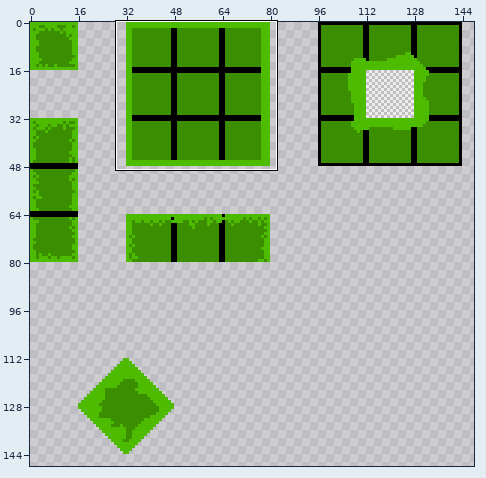
Edited in one commit: pixel-art file (resources/tileset.aseprite). The first picture is a wide view before the edit; the outline marks the close-up.
Close-up. Before:
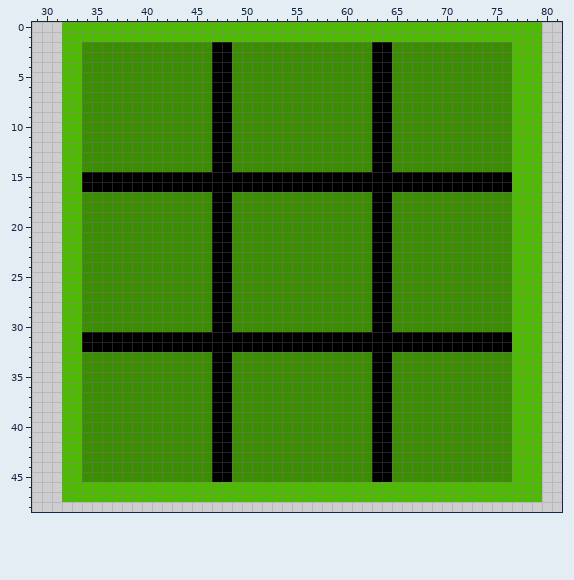
176x160 pixels, 1 frame. Shown: x 29..81, y 0..48. The wide view leaves out empty margins.
After:
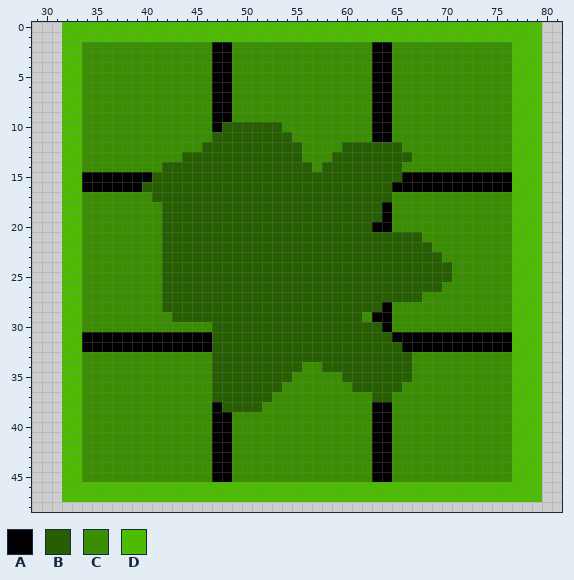
Palette (. is transparent): A #000000  B #285e02  C #3a8e00  D #4dbc00
The edit:
{"y":10,"x":48,"old":"ACCCCC","new":"BBBBBB"}
{"y":11,"x":47,"old":"AACCCCCC","new":"BBBBBBBB"}
{"y":12,"x":46,"old":"CAACCCCCCC","new":"BBBBBBBBBB"}
{"y":12,"x":60,"old":"CCCAAC","new":"BBBBBB"}
{"y":13,"x":44,"old":"CCCAACCCCCCC","new":"BBBBBBBBBBBB"}
{"y":13,"x":59,"old":"CCCCAACC","new":"BBBBBBBB"}
{"y":14,"x":42,"old":"CCCCCAACCCCCCCC","new":"BBBBBBBBBBBBBBB"}
{"y":14,"x":58,"old":"CCCCCAAC","new":"BBBBBBBB"}
{"y":15,"x":41,"old":"AAAAAAAAAAAAAAAAAAAAAAAAA","new":"BBBBBBBBBBBBBBBBBBBBBBBBB"}
{"y":16,"x":40,"old":"AAAAAAAAAAAAAAAAAAAAAAAAA","new":"BBBBBBBBBBBBBBBBBBBBBBBBB"}
{"y":17,"x":41,"old":"CCCCCCAACCCCCCCCCCCCCCAA","new":"BBBBBBBBBBBBBBBBBBBBBBBB"}
{"y":18,"x":42,"old":"CCCCCAACCCCCCCCCCCCCCA","new":"BBBBBBBBBBBBBBBBBBBBBB"}
{"y":19,"x":42,"old":"CCCCCAACCCCCCCCCCCCCCA","new":"BBBBBBBBBBBBBBBBBBBBBB"}
{"y":20,"x":42,"old":"CCCCCAACCCCCCCCCCCCCC","new":"BBBBBBBBBBBBBBBBBBBBB"}
{"y":21,"x":42,"old":"CCCCCAACCCCCCCCCCCCCCAACCC","new":"BBBBBBBBBBBBBBBBBBBBBBBBBB"}
{"y":22,"x":42,"old":"CCCCCAACCCCCCCCCCCCCCAACCCC","new":"BBBBBBBBBBBBBBBBBBBBBBBBBBB"}
{"y":23,"x":42,"old":"CCCCCAACCCCCCCCCCCCCCAACCCCC","new":"BBBBBBBBBBBBBBBBBBBBBBBBBBBB"}
{"y":24,"x":42,"old":"CCCCCAACCCCCCCCCCCCCCAACCCCCC","new":"BBBBBBBBBBBBBBBBBBBBBBBBBBBBB"}
{"y":25,"x":42,"old":"CCCCCAACCCCCCCCCCCCCCAACCCCCC","new":"BBBBBBBBBBBBBBBBBBBBBBBBBBBBB"}
{"y":26,"x":42,"old":"CCCCCAACCCCCCCCCCCCCCAACCCCC","new":"BBBBBBBBBBBBBBBBBBBBBBBBBBBB"}
{"y":27,"x":42,"old":"CCCCCAACCCCCCCCCCCCCCAACCC","new":"BBBBBBBBBBBBBBBBBBBBBBBBBB"}
{"y":28,"x":42,"old":"CCCCCAACCCCCCCCCCCCCCA","new":"BBBBBBBBBBBBBBBBBBBBBB"}
{"y":29,"x":43,"old":"CCCCAACCCCCCCCCCCCC","new":"BBBBBBBBBBBBBBBBBBB"}
{"y":30,"x":47,"old":"AACCCCCCCCCCCCCCA","new":"BBBBBBBBBBBBBBBBB"}
{"y":31,"x":47,"old":"AAAAAAAAAAAAAAAAAA","new":"BBBBBBBBBBBBBBBBBB"}
{"y":32,"x":47,"old":"AAAAAAAAAAAAAAAAAAA","new":"BBBBBBBBBBBBBBBBBBB"}
{"y":33,"x":47,"old":"AACCCCCCCCCCCCCCAACC","new":"BBBBBBBBBBBBBBBBBBBB"}
{"y":34,"x":47,"old":"AACCCCCCC","new":"BBBBBBBBB"}
{"y":34,"x":58,"old":"CCCCCAACC","new":"BBBBBBBBB"}
{"y":35,"x":47,"old":"AACCCCCC","new":"BBBBBBBB"}
{"y":35,"x":60,"old":"CCCAACC","new":"BBBBBBB"}
{"y":36,"x":47,"old":"AACCCCC","new":"BBBBBBB"}
{"y":36,"x":61,"old":"CCAAC","new":"BBBBB"}
{"y":37,"x":47,"old":"AACCCC","new":"BBBBBB"}
{"y":37,"x":63,"old":"AA","new":"BB"}
{"y":38,"x":48,"old":"ACCC","new":"BBBB"}
{"label":"changed","picture_box":[142,122,452,412]}
